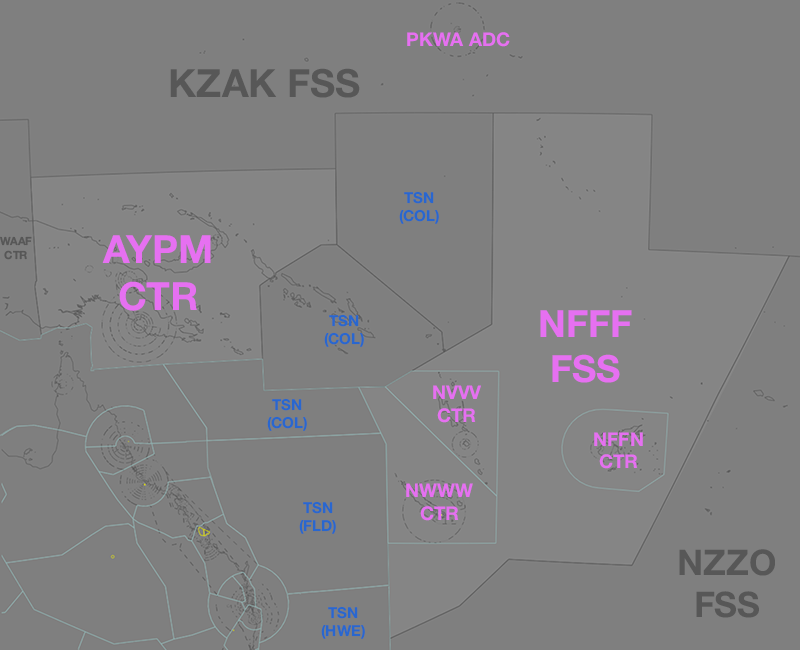
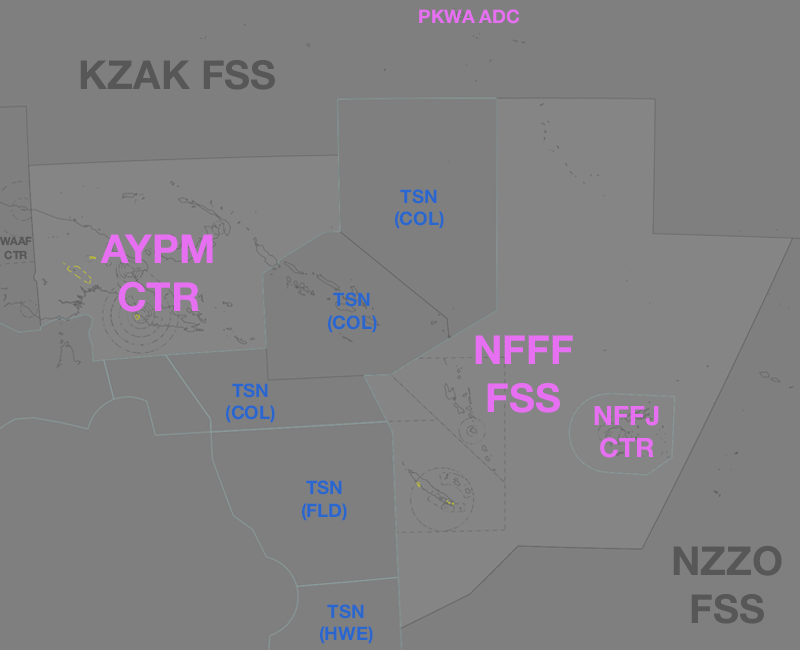
The second 800x650 image is a revision of the first. Changes to its layers:
painted on "PKWA ADC" over <box>407,9,520,47</box>
painted on "TSN (COL)" (1st of 3) over <box>395,189,444,229</box>
painted on "TSN (COL)" (2nd of 3) over <box>324,292,377,347</box>
painted on "TSN (COL)" (3rd of 3) over <box>226,383,307,431</box>
painted on "TSN (FLD)" over <box>299,480,347,534</box>
painted on "NZZO FSS" over <box>673,545,782,624</box>
renamed "NFFN CTR" to "NFFJ CTR", painted on it over <box>594,406,659,469</box>
removed layer "NWWW CTR" over <box>406,483,473,521</box>
removed layer "NVVV CTR" over <box>433,385,481,423</box>
painted on "NFFF FSS" over <box>475,310,632,413</box>
painted on "KZAK FSS" over <box>80,60,360,98</box>
painted on "AYPM CTR" over <box>100,234,213,312</box>
painted on "TSN (HWE)" over <box>320,604,373,644</box>
added layer "Layer 1" above "Background" over <box>0,1,800,650</box>